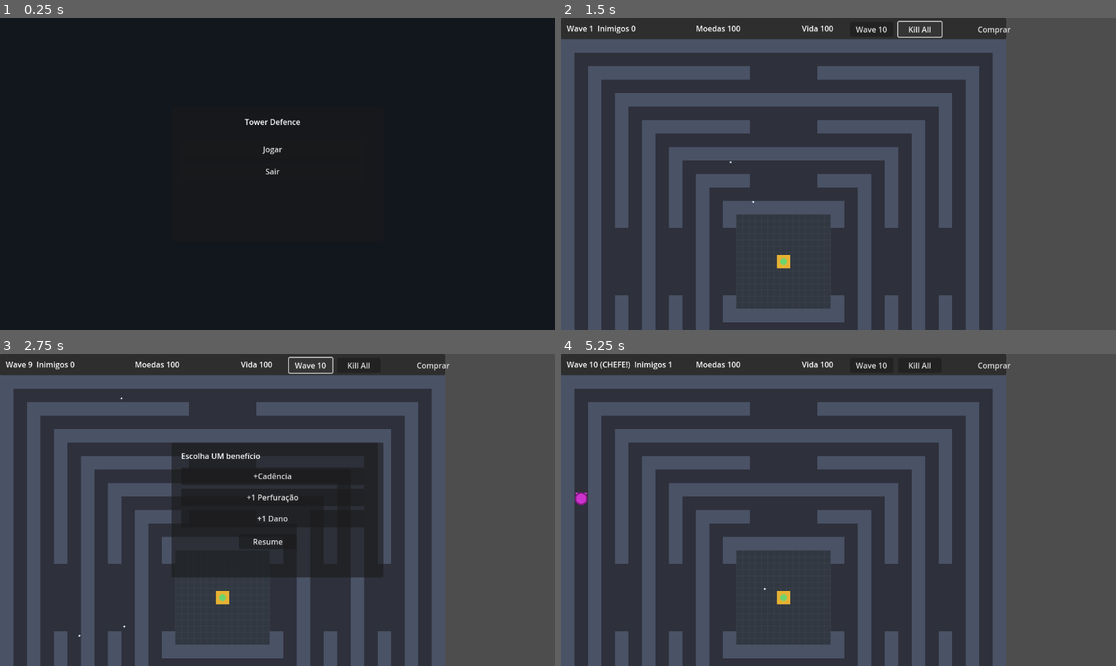
Above: before the commit, frames 1-4 (two rows, left to right).
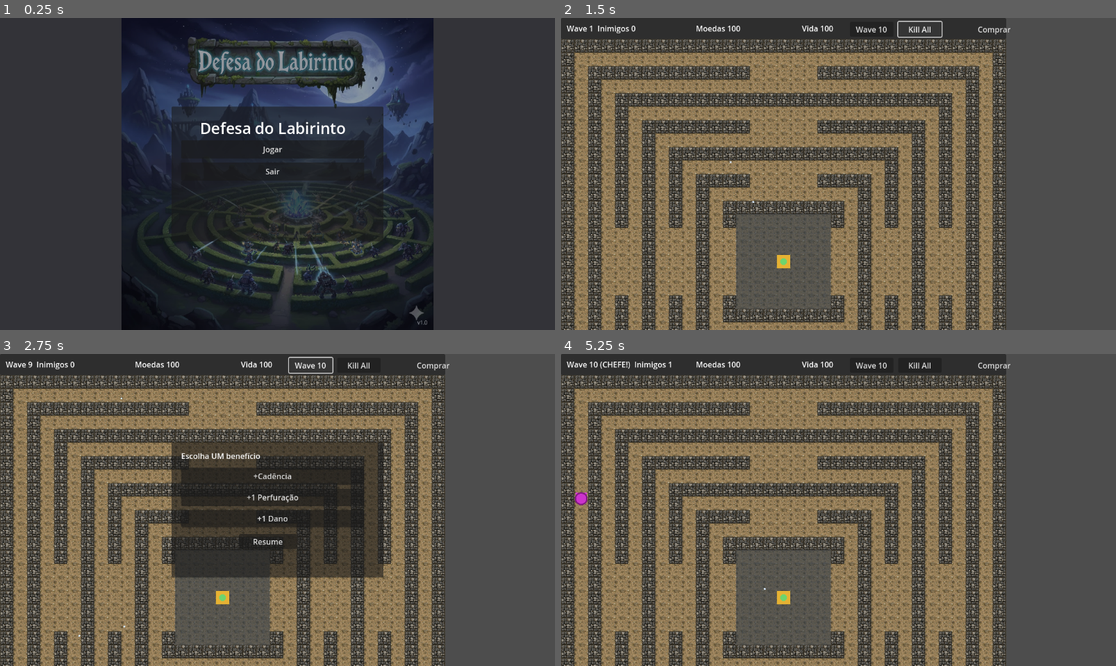
Above: after the commit, the same moments.

Repository: rubens-rangel/TD-game-project
Game: Godot game, scene res://scenes/Menu.tscn
The game is run twice, just before and just after one commit, with the same random seed, the same clock (stepped at 60 frames per second) and the same inputs.
Inputs:
- Up to frame 1 (0.25 s): no input
- Up to frame 2 (1.5 s): click "Jogar" at 0.5 s; click "Kill All" at 1.25 s
- Up to frame 3 (2.75 s): click "Wave 10" at 2 s
- Up to frame 4 (5.25 s): click "Comprar" at 2.75 s; click "+Cadência" at 3.5 s; click "+1 Perfuração" at 4.25 s; click "Resume" at 5 s

The runs differ from the first frame. In frame 1, 67% of the frame differs, in the area x 0-100%, y 0-100%; in frame 2, 71%, in the area x 0-81%, y 6-100%; in frame 3, 61%; in frame 4, 71%.

Commit message:
adiciona titulo,musica, tiles

Diff:
--- a/godot/project.godot
+++ b/godot/project.godot
@@ -10,7 +10,7 @@
 
 [application]
 
-config/name="TowerDefencePrototype"
+config/name="Defesa do Labirinto"
 config/version="0.1.0"
 run/main_scene="res://scenes/Menu.tscn"
 config/features=PackedStringArray("4.5", "GL Compatibility")
--- a/godot/scenes/Main.tscn
+++ b/godot/scenes/Main.tscn
@@ -4,6 +4,10 @@
 
 [node name="Main" type="Node2D"]
 script = ExtResource("1_rc3e6")
+
+[node name="MusicPlayer" type="AudioStreamPlayer" parent="."]
+volume_db = -5.0
+autoplay = false
 
 [node name="CanvasLayer" type="CanvasLayer" parent="."]
 
--- a/godot/scenes/Menu.tscn
+++ b/godot/scenes/Menu.tscn
@@ -9,12 +9,32 @@
 anchor_bottom = 1.0
 script = ExtResource("1_ifj6q")
 
+[node name="MusicPlayer" type="AudioStreamPlayer" parent="."]
+volume_db = -5.0
+autoplay = false
+
+[node name="BGImage" type="TextureRect" parent="."]
+visible = false
+layout_mode = 1
+anchors_preset = 15
+anchor_right = 1.0
+anchor_bottom = 1.0
+expand_mode = 1
+stretch_mode = 5
+
 [node name="BG" type="ColorRect" parent="."]
 layout_mode = 1
 anchors_preset = 15
 anchor_right = 1.0
 anchor_bottom = 1.0
-color = Color(0.07, 0.09, 0.12, 1)
+color = Color(0.15, 0.12, 0.18, 1)
+
+[node name="ColorOverlay" type="ColorRect" parent="."]
+layout_mode = 1
+anchors_preset = 15
+anchor_right = 1.0
+anchor_bottom = 1.0
+color = Color(0.1, 0.1, 0.15, 0.6)
 
 [node name="Panel" type="Panel" parent="."]
 layout_mode = 1
@@ -33,9 +53,11 @@
 offset_left = 20.0
 offset_top = 20.0
 offset_right = 400.0
-offset_bottom = 56.0
-text = "Tower Defence"
+offset_bottom = 70.0
+theme_override_font_sizes/font_size = 32
+text = "Defesa do Labirinto"
 horizontal_alignment = 1
+vertical_alignment = 1
 
 [node name="BtnPlay" type="Button" parent="Panel"]
 layout_mode = 0
--- a/godot/scripts/Game.gd
+++ b/godot/scripts/Game.gd
@@ -66,6 +66,8 @@
 var tex_enemy_robot: Texture2D
 var tex_tent: Texture2D
 var tex_grass: Texture2D
+var tex_path: Texture2D  # Textura para o caminho (chão onde inimigos andam)
+var tex_wall: Texture2D  # Textura para barreira/cerca (paredes do labirinto)
 
 # Wave management agora em wave_manager
 func _wave_factor() -> float:
@@ -92,6 +94,11 @@
 		return load(path)
 	return null
 
+func _try_load_music(path: String) -> AudioStream:
+	if ResourceLoader.exists(path):
+		return load(path)
+	return null
+
 func _ready() -> void:
 	# Inicializar managers
 	grid_manager = GridManager.new()
@@ -128,6 +135,8 @@
 	tex_enemy_robot = _try_load("res://assets/images/enemy_robot.png")
 	tex_tent = _try_load("res://assets/images/tent.png")
 	tex_grass = _try_load("res://assets/images/grass.png")
+	tex_path = _try_load("res://assets/images/path.png")  # Textura do caminho
+	tex_wall = _try_load("res://assets/images/wall.png")  # Textura da barreira/cerca
 
 	# wire UI
 	var tb = $CanvasLayer/HUD/TopBar
@@ -226,6 +235,30 @@
 		go.get_node("Panel/BtnMenu").pressed.connect(_on_game_over_menu)
 		go.get_node("Panel/BtnRestart").pressed.connect(_on_game_over_restart)
 		go.visible = false
+
+	# Carregar e tocar música de fundo do jogo
+	var music_player = get_node_or_null("MusicPlayer")
+	if music_player:
+		var music = _try_load_music("res://assets/music/game_music.ogg")
+		if music == null:
+			# Tentar formato alternativo
+			music = _try_load_music("res://assets/music/game_music.mp3")
+		if music == null:
+			# Se não houver música específica do jogo, tentar música do menu
+			music = _try_load_music("res://assets/music/menu_music.ogg")
+			if music == null:
+				music = _try_load_music("res://assets/music/menu_music.mp3")
+		if music != null:
+			# Configurar loop se for AudioStreamOggVorbis ou AudioStreamMP3
+			if music is AudioStreamOggVorbis:
+				music.loop = true
+			elif music is AudioStreamMP3:
+				music.loop = true
+			music_player.stream = music
+			music_player.play()
+			print("Game: Música de fundo iniciada")
+		else:
+			print("Game: Música de fundo não encontrada")
 
 	set_process(true)
 	set_physics_process(true)
@@ -455,11 +488,25 @@
 		for c in range(GameConstants.GRID_COLS):
 			var tile_x := float(c * GameConstants.TILE_SIZE)
 			var tile_y := float(r * GameConstants.TILE_SIZE)
-			if grid_manager.grid[r][c] == 0 and tex_grass != null:
-				draw_texture_rect(tex_grass, Rect2(tile_x, tile_y, GameConstants.TILE_SIZE, GameConstants.TILE_SIZE), true)
-			else:
-				var col = Color(0.18,0.19,0.23) if grid_manager.grid[r][c] == 0 else Color(0.29,0.32,0.40)
-				draw_rect(Rect2(tile_x, tile_y, GameConstants.TILE_SIZE, GameConstants.TILE_SIZE), col)
+			var tile_rect := Rect2(tile_x, tile_y, GameConstants.TILE_SIZE, GameConstants.TILE_SIZE)
+
+			if grid_manager.grid[r][c] == 0:  # Caminho (chão)
+				if tex_path != null:
+					# Usar textura do caminho
+					draw_texture_rect(tex_path, tile_rect, false)
+				elif tex_grass != null:
+					# Fallback para grama antiga
+					draw_texture_rect(tex_grass, tile_rect, true)
+				else:
+					# Cor padrão do chão
+					draw_rect(tile_rect, Color(0.18,0.19,0.23))
+			else:  # Barreira/cerca (parede)
+				if tex_wall != null:
+					# Usar textura da barreira
+					draw_texture_rect(tex_wall, tile_rect, false)
+				else:
+					# Cor padrão da parede
+					draw_rect(tile_rect, Color(0.29,0.32,0.40))
 	# base com transparência moderada - usar coordenadas exatas do grid
 	var base_half_size = int(GameConstants.BASE_SIZE_TILES / 2)  # 3
 	var base_start_col = grid_manager.center.x - base_half_size  # 14
--- a/godot/scripts/Menu.gd
+++ b/godot/scripts/Menu.gd
@@ -1,8 +1,66 @@
 extends Control
+
+func _try_load(path: String) -> Texture2D:
+	if ResourceLoader.exists(path):
+		return load(path)
+	return null
+
+func _try_load_music(path: String) -> AudioStream:
+	if ResourceLoader.exists(path):
+		return load(path)
+	return null
 
 func _ready() -> void:
 	get_node("Panel/BtnPlay").pressed.connect(_on_play)
 	get_node("Panel/BtnExit").pressed.connect(_on_exit)
+
+	# Tentar carregar imagem de fundo, se existir
+	var bg_image = get_node_or_null("BGImage")
+	var bg = get_node_or_null("BG")
+	var overlay = get_node_or_null("ColorOverlay")
+
+	if bg_image:
+		var image_path = "res://assets/images/menu_background.png"
+		var bg_texture = _try_load(image_path)
+		if bg_texture != null:
+			# Imagem encontrada - usar ela como fundo
+			print("Menu: Imagem de fundo carregada com sucesso!")
+			bg_image.texture = bg_texture
+			bg_image.visible = true
+			# Esconder o ColorRect de fundo
+			if bg:
+				bg.visible = false
+			# Ajustar overlay para ser mais sutil quando há imagem
+			if overlay:
+				overlay.color = Color(0.05, 0.05, 0.1, 0.4)
+		else:
+			# Imagem não encontrada - usar cor sólida
+			print("Menu: Imagem de fundo não encontrada em: ", image_path)
+			if bg:
+				bg.visible = true
+			if bg_image:
+				bg_image.visible = false
+			if overlay:
+				overlay.color = Color(0.1, 0.1, 0.15, 0.6)
+
+	# Carregar e tocar música de fundo
+	var music_player = get_node_or_null("MusicPlayer")
+	if music_player:
+		var music = _try_load_music("res://assets/music/menu_music.ogg")
+		if music == null:
+			# Tentar formato alternativo
+			music = _try_load_music("res://assets/music/menu_music.mp3")
+		if music != null:
+			# Configurar loop se for AudioStreamOggVorbis ou AudioStreamMP3
+			if music is AudioStreamOggVorbis:
+				music.loop = true
+			elif music is AudioStreamMP3:
+				music.loop = true
+			music_player.stream = music
+			music_player.play()
+			print("Menu: Música de fundo iniciada")
+		else:
+			print("Menu: Música de fundo não encontrada")
 
 func _on_play() -> void:
 	get_tree().change_scene_to_file("res://scenes/Main.tscn")
Binary file added: godot/assets/images/menu_background.png
Not shown, added: godot/assets/images/menu_background.png.import
Binary file added: godot/assets/images/path.png
Not shown, added: godot/assets/images/path.png.import
Binary file added: godot/assets/images/wall.png
Not shown, added: godot/assets/images/wall.png.import
Not shown, added: godot/assets/music/menu_music.mp3.import
Not shown: 1 places in godot/scenes/Menu.tscn that only renumber resources
Not shown, removed: assets/README.md
Not shown, added: godot/assets/images/README.md
Not shown, added: godot/assets/images/TERRAIN_SPECS.md
Not shown, added: godot/assets/music/README.md
(and 1 more such lines)
